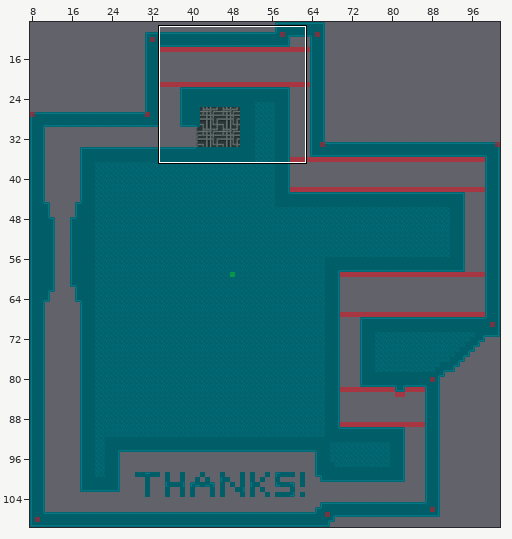
A Tiled map (JSON) gets an edit: assets/jsons/levels/level21.json. Above, an overview of the earlier version with the close-up marked.
Close-up. Before the edit:
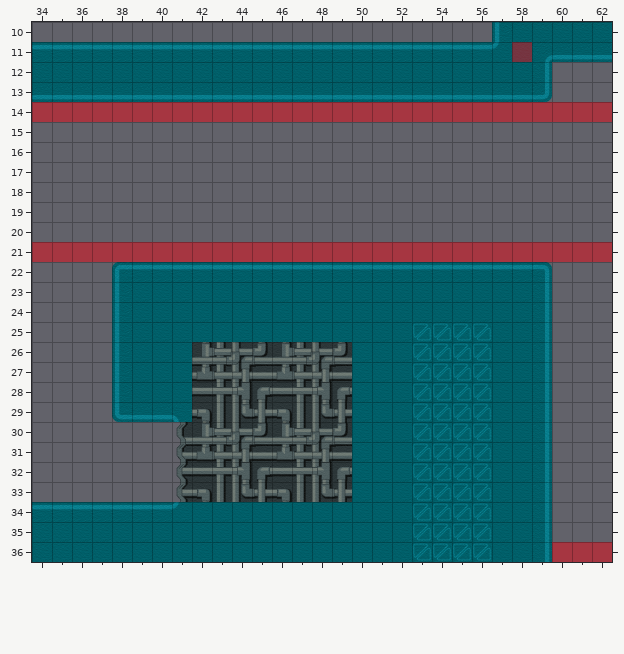
Cells are 64x64 px. Shown: x 34..62, y 10..36. The commit also changed other parts of the map, which this record leaves out. Not drawn, because the pictures are missing: unchanged layer "Terrain".
After:
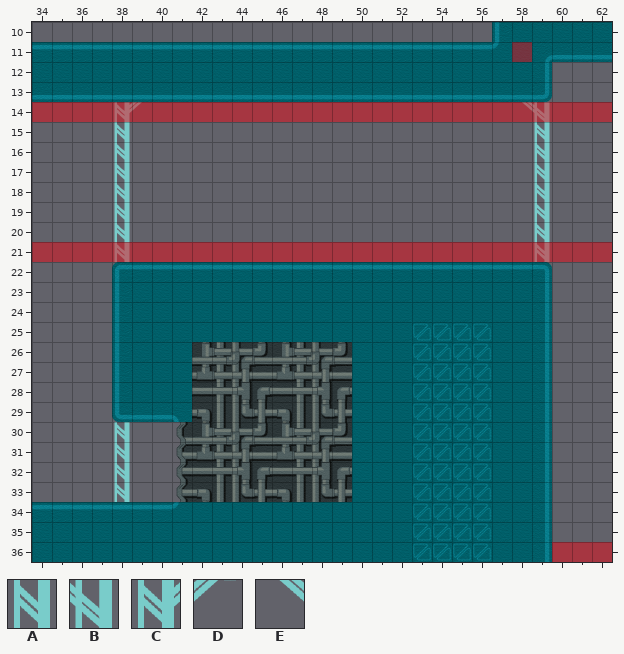
Key: from "supports": A 0 "supports", B 3 "supports", C 4 "supports", D 5 "supports", E 6 "supports".
_ is an empty cell.
Changes in this commit:
Changed rows in their new state; . is an unchanged cell.
Layer "Supports":
first column x 38:
14 CD..................EB
15 A....................A
16 A....................A
17 A....................A
18 A....................A
19 A....................A
20 A....................A
21 A....................A
first column x 38:
30 A
31 A
32 A
33 A
